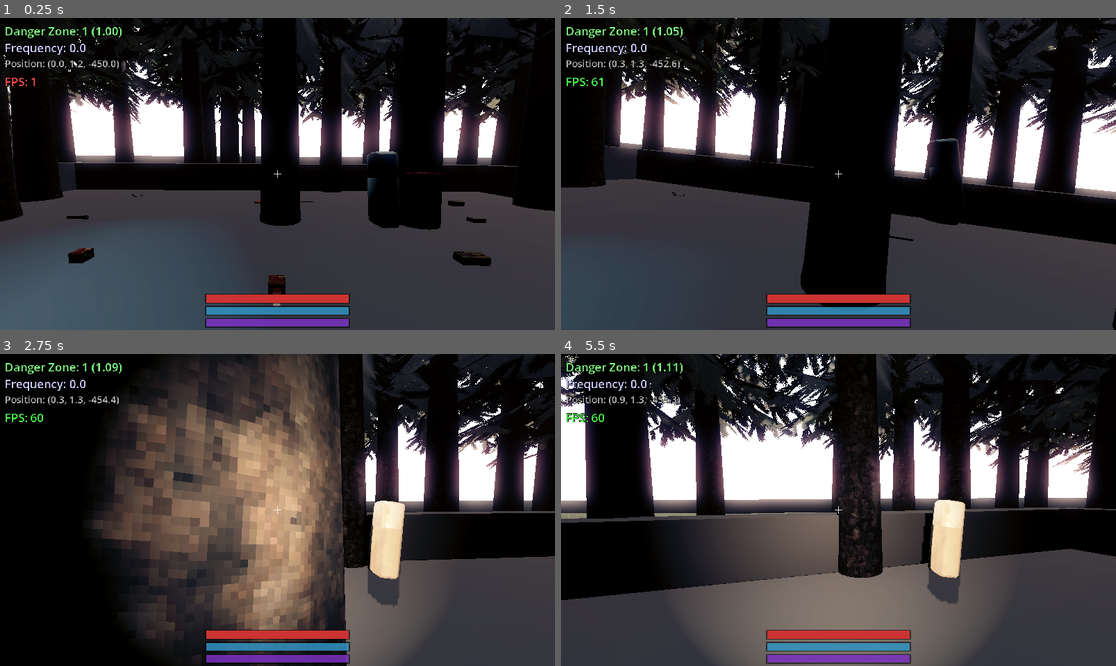
Above: before the commit, frames 1-4 (two rows, left to right).
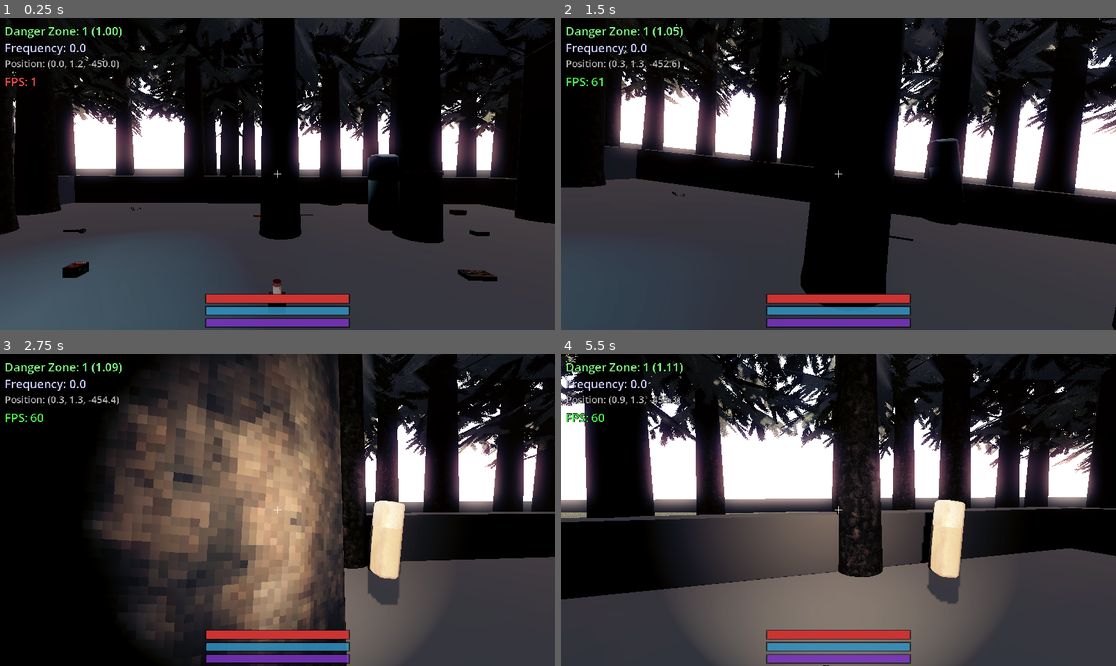
Above: after the commit, the same moments.

Repository: Denvaars/spookydookie
Game: Godot game, scene res://test_level.tscn
The game is run twice, just before and just after one commit, with the same random seed, the same clock (stepped at 60 frames per second) and the same inputs. Sound files missing from this copy of the repository are replaced by a short silence.
Inputs (mouse positions are in pixels of both pictures, inside the frame that each line leads up to):
- Up to frame 1 (0.25 s): no input
- Up to frame 2 (1.5 s): tap Enter (ui_accept) at 0.5, 0.77 s; move the mouse to (866, 174) at 0.52 s; hold Right mouse button (aim) 0.53-1.28 s; hold W (move_forward) from 0.53 s (still down); click (866, 174) at 0.67 s; move the mouse to (810, 174) at 1.27 s; tap Ctrl (crouch) at 1.35 s
- Up to frame 3 (2.75 s): keep holding W (move_forward); tap Enter (ui_accept) at 1.52 s; move the mouse to (288, 503) at 2.02 s; hold F (flashlight) from 2.03 s (still down)
- Up to frame 4 (5.5 s): move the mouse to (832, 516) at 2.77 s; release F (flashlight) at 2.78 s; tap E (interact) at 2.85 s; click (832, 516) at 2.92 s; tap Enter (ui_accept) at 3.02, 3.77 s; move the mouse to (877, 513) at 3.52 s; press the mouse at (877, 513) at 3.53 s; tap Escape (pause) at 4.15 s; release W (move_forward) at 4.25 s; release the mouse at (877, 513) at 4.25 s; drag from (672, 463) to (755, 432) at 4.27 s; click "Resume" at 5 s

The runs differ from the first frame. In frame 1, 18% of the frame differs, in the area x 0-100%, y 0-93%; in frame 2, 1.2%; in frame 3, 1.9%; in frame 4, 3.8%.

Commit message:
Fix: Keep game paused during world generation
FIXES frozen player issue:
- Game now pauses before generation starts
- ForestGenerator set to PROCESS_MODE_ALWAYS
- Player cannot spawn/move until generation completes
- Game unpauses only when world is ready

This prevents the '8 second freeze' where player spawns
but can't move. Now generation happens during loading
screen phase instead of after player spawns.

Diff:
--- a/ForestGenerator.gd
+++ b/ForestGenerator.gd
@@ -28,6 +28,9 @@
 	# Add to group so player can find us
 	add_to_group("forest_generator")
 
+	# Allow this node to process even when paused (for generation)
+	process_mode = Node.PROCESS_MODE_ALWAYS
+
 	if generation_seed == 0:
 		_rng.randomize()
 	else:
@@ -35,8 +38,15 @@
 
 	print("ForestGenerator: seed = %d" % _rng.seed)
 
+	# Pause the game during generation to prevent player from spawning/moving
+	get_tree().paused = true
+
 	await _generate()
 	await _spawn_player()
+
+	# Unpause the game now that generation is complete
+	get_tree().paused = false
+	print("ForestGenerator: Game unpaused - ready to play!")
 
 
 func _generate() -> void:
